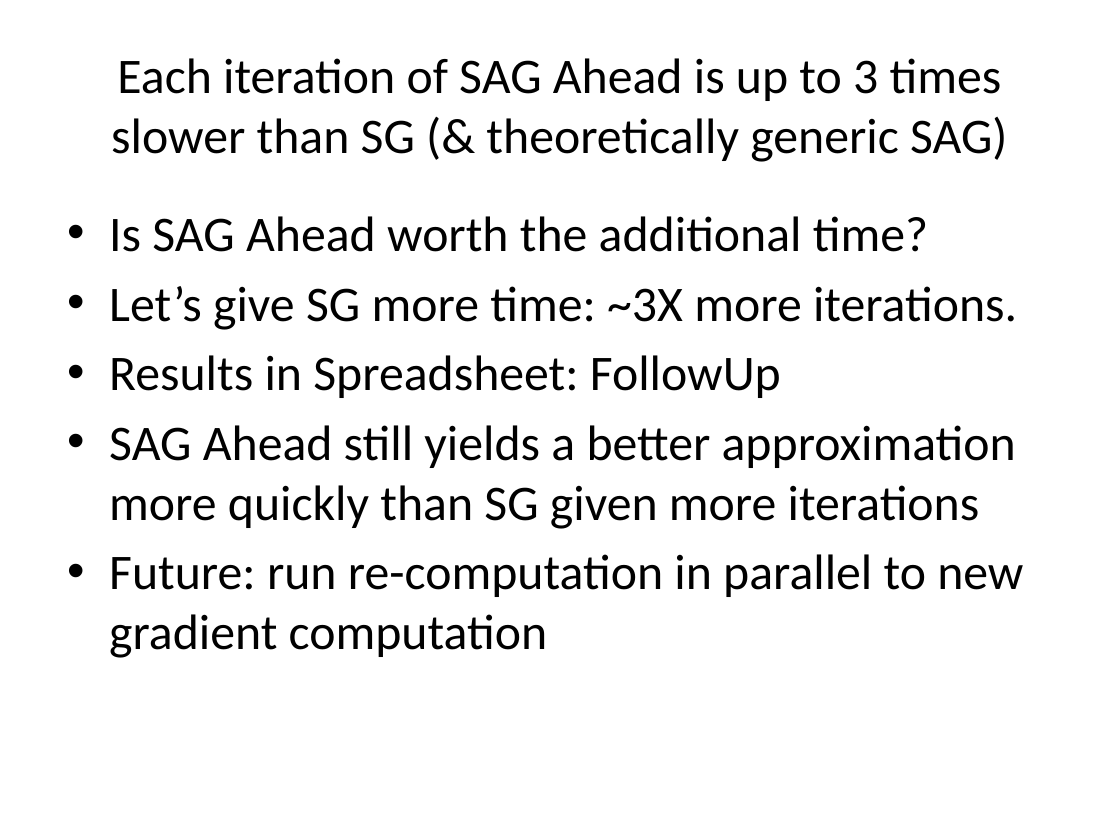
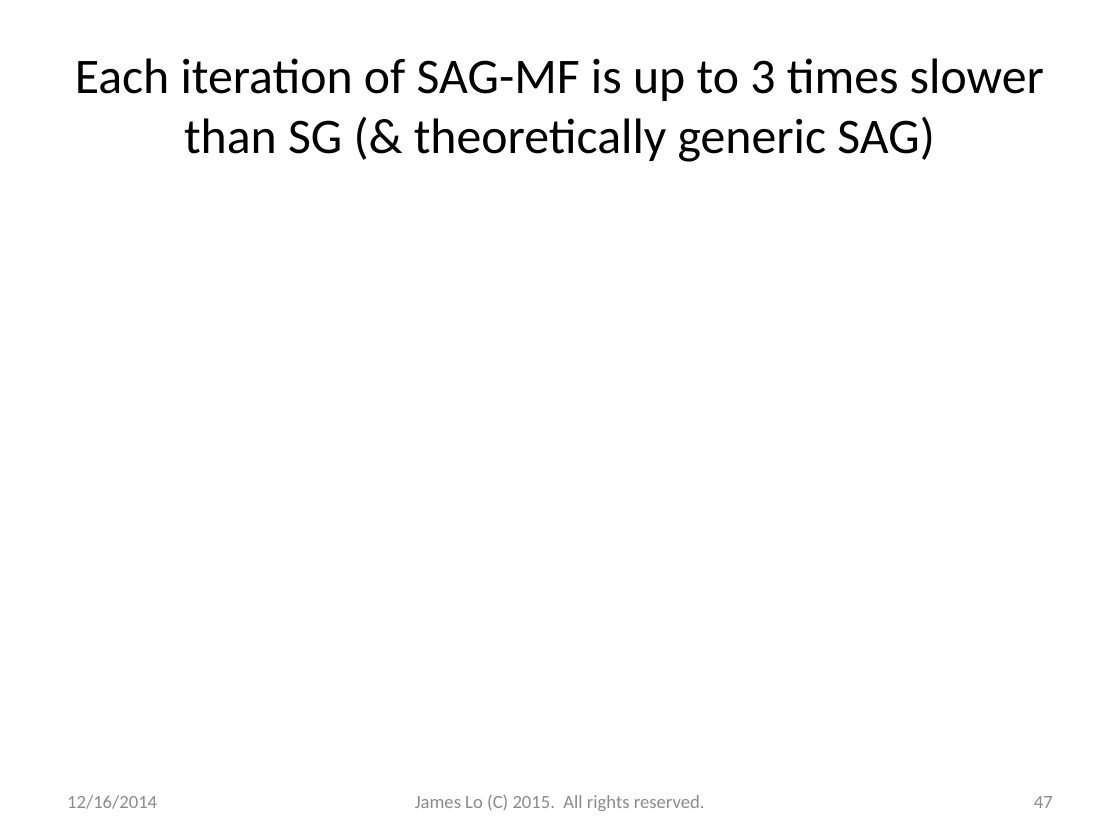
Before and after one commit to jamestklo/MatrixFactorizationMatlab, a slide deck: slide 47 of cs534L-SAGmf.pptx (slide 44 before the commit). Drawn at 1120x840 pixels with LibreOffice and Linux fonts; fonts in the diff are those of the drawing; grey boxes stand for pictures. Boxes give left, top, right and bottom in pixels: in the first picture for what was removed or moved away, otherwise in the second. Text is boxed around its words. In the diff, an @@ line names an element or a change of style, - is before the commit and + after.

```diff
--- a/cs534L-SAGmf.pptx
+++ b/cs534L-SAGmf.pptx
@@ title at <box>75,58,1044,162</box>: text changed @@
-Each iteration of SAG Ahead is up to 3 times slower than SG (& theoretically generic SAG)
+Each iteration of SAG-MF is up to 3 times slower than SG (& theoretically generic SAG)
@@ text removed at <box>109,216,1023,658</box> @@
-• Is SAG Ahead worth the additional time?
-• Let’s give SG more time: ~3X more iterations.
-• Results in Spreadsheet: FollowUp
-• SAG Ahead still yields a better approximation more quickly than SG given more iterations
-• Future: run re-computation in parallel to new gradient computation
@@ text added at <box>67,795,157,809</box>, 12 pt, text #8C8C8C @@
+12/16/2014
@@ text added at <box>415,795,705,811</box>, 12 pt, text #8C8C8C @@
+James Lo (C) 2015. All rights reserved.
@@ page number added at <box>1034,796,1053,808</box>, 12 pt, text #8C8C8C @@
+47
```
Also in this commit, not shown: 45 other slides changed, 12 slides added, 8 slides removed, 1 other file.
